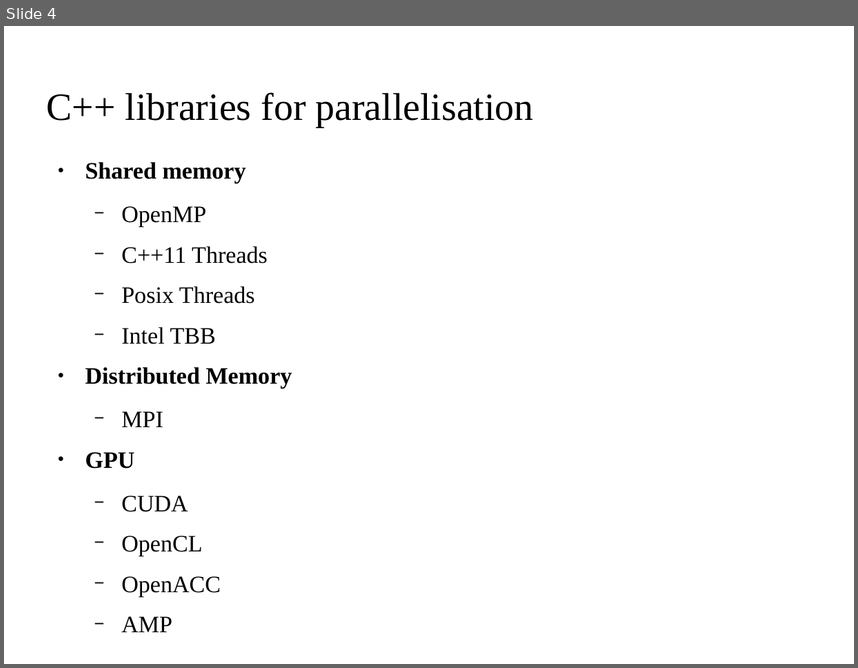
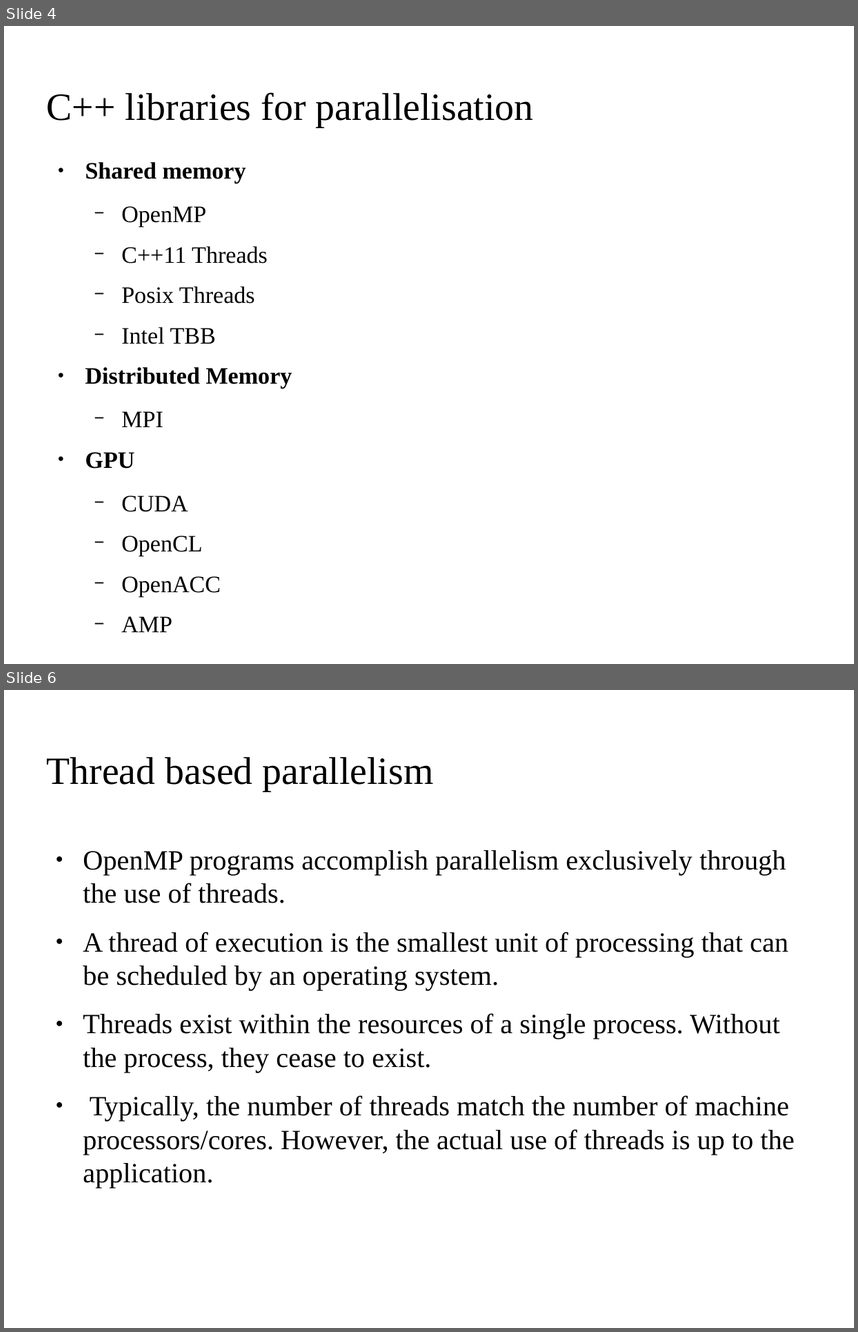
Before and after one commit to kks32/cpp-software-development, a slide deck: Ex12_Parallelisation/Ex12_Parallelisation.odp. Shown one above the other, each under a label of ours: slide 4 before the commit, slides 4 and 6 after it; the slides between them are not shown. The pictures are 858x668 and 858x1332 pixels, drawn with LibreOffice and Linux fonts; fonts in the diff are those of the drawing; background and template pictures are left out. Boxes give left, top, right and bottom in pixels: in the first picture for what was removed or moved away, otherwise in the second. Text is boxed around its words. In the diff, an @@ line names an element or a change of style, - is before the commit and + after.

Commit message:
OpenMP: General structure

```diff
--- a/Ex12_Parallelisation/Ex12_Parallelisation.odp
+++ b/Ex12_Parallelisation/Ex12_Parallelisation.odp
@@ slide 6 added at box(4, 690, 854, 1328), background picture (left out) @@
@@ title added at box(47, 757, 434, 791), 36 pt, text #000000 @@
+Thread based parallelism
@@ text added at box(83, 850, 794, 1188), 26 pt, text #000000 @@
+● OpenMP programs accomplish parallelism exclusively through the use of threads.
+● A thread of execution is the smallest unit of processing that can be scheduled by an operating system.
+● Threads exist within the resources of a single process. Without the process, they cease to exist.
+● Typically, the number of threads match the number of machine processors/cores. However, the actual use of threads is up to the application.
```
Also in this commit, not shown: 1 slide changed, 2 other slides added, 1 other file.
